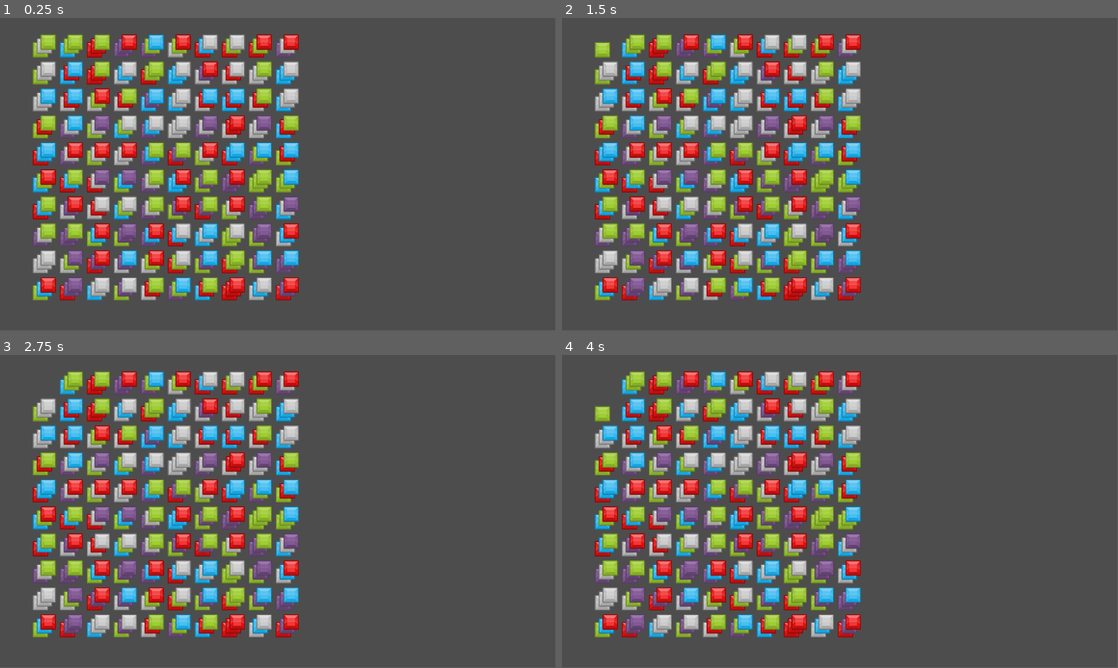
Above: before the commit, frames 1-4 (two rows, left to right).
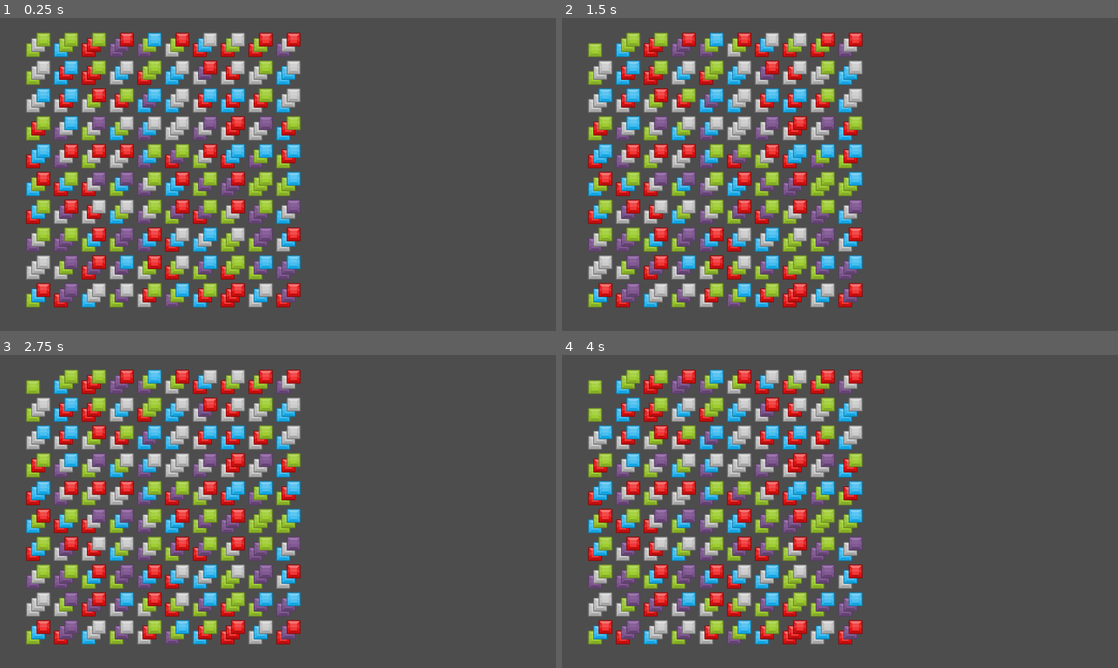
Above: after the commit, the same moments.

Repository: heyhachi/SanSameClone
Game: Godot game, scene res://Levels/main_level.tscn
Same seed, same stepped clock (60 frames per second), same inputs: the game is played once before the commit and once after it.
Inputs (mouse positions are in pixels of both pictures, inside the frame that each line leads up to):
- Up to frame 1 (0.25 s): no input
- Up to frame 2 (1.5 s): tap Enter at 0.5 s; move the mouse to (612, 43) at 0.52 s; press the mouse at (612, 43) at 0.53 s; tap Space at 1.25 s; move the mouse to (606, 46) at 1.27 s; release the mouse at (606, 46) at 1.28 s; click (606, 46) at 1.35 s
- Up to frame 3 (2.75 s): tap Enter at 2 s; move the mouse to (38, 386) at 2.02 s; press the mouse at (38, 386) at 2.03 s
- Up to frame 4 (4 s): tap Space at 2.75 s; move the mouse to (612, 405) at 2.77 s; release the mouse at (612, 405) at 2.78 s; click (612, 405) at 2.85 s; tap Enter at 3.5 s; move the mouse to (606, 411) at 3.52 s; press the mouse at (606, 411) at 3.53 s
In our replay, the window is 799x449 before the commit and 800x450 after it. These sizes can differ from the game's own. Grey fills any space a smaller window leaves; there, only what the larger window draws over its background counts as a difference.

The runs differ from the first frame. In frame 1, 23% of the frame differs, in the area x 4-55%, y 4-93%; in frame 2, 23%; in frame 3, 23%; in frame 4, 23%.

Commit message:
基本的なパネルの移動処理を実装した。

Diff:
--- a/Globals/global.gd
+++ b/Globals/global.gd
@@ -9,4 +9,5 @@
 	MAGENTA,
 }
 
-const PANEL_SIZE := 56
+const PANEL_SIZE := 64
+const PANEL_LAYER_OFFSET := 12
--- a/Levels/main_level.gd
+++ b/Levels/main_level.gd
@@ -10,10 +10,15 @@
 var panel_scene: PackedScene = preload("res://Panels/panel_item.tscn")
 var panel_array := []
 
-
 func _ready() -> void:
 	randomize()
 	# 3次元配列を初期化
+	init_field()
+	# フィールドサイズ確認
+	print("x,y,z:%d,%d,%d" % [panel_array.size(), panel_array[0].size(), panel_array[0][0].size()])
+
+
+func init_field() -> void:
 	for x in range(horizontal_count):
 		var y_array = []
 		for y in range(vertical_count):
@@ -27,25 +32,18 @@
 						panel_layout_base.add_child(item)
 						item.color = color
 						item.grid_position += Vector3(x, y, z)
-						item.update_position(Global.PANEL_SIZE, Vector3(-z * 8, z * 8, z))
-						item.z_index = -z
+						item.update_position(Global.PANEL_SIZE, Vector3(-z * Global.PANEL_LAYER_OFFSET, z * Global.PANEL_LAYER_OFFSET, 0))
+						item.z_index = z_count - z
 						item.get_panel.connect(func(pos: Vector3) -> void: panel_array[pos.x][pos.y][pos.z] = null)
 				z_array.append(item)
 			y_array.append(z_array)
 		panel_array.append(y_array)
 
-	# フィールドサイズ確認
-	print(panel_array.size())
-	print(panel_array[0].size())
-	print(panel_array[0][0].size())
-
-
-# 	panel_array[1][2][0] = PanelColor.RED
-# 	print(panel_array[1][2][0]) # 出力: 0 (RED)
-
 
 func _process(_delta: float) -> void:
-	apply_gravity()
+	move_inside()
+	move_down()
+	move_left()
 
 
 func get_random_color() -> Global.PanelColor:
@@ -58,27 +56,60 @@
 	return panel_array[x][y][z] != null
 
 
+## パネルを奥方向へスライド
 func move_inside() -> void:
 	for x in panel_array.size():
 		for y in panel_array[0].size():
 			for z in panel_array[0][0].size() - 1:
-				#下方向への移動
-				if panel_array[x][y][z] != null and panel_array[x][y][z + 1] == null:
+				#奥方向への移動
+				var inside_z = z + 1
+				if panel_array[x][y][z] != null and panel_array[x][y][inside_z] == null:
 					var panel = panel_array[x][y][z]
+					panel.z_index = z_count - inside_z
+					panel.grid_position += Vector3(0, 0, 1)
+					panel.update_position(Global.PANEL_SIZE, Vector3(-inside_z * Global.PANEL_LAYER_OFFSET, inside_z * Global.PANEL_LAYER_OFFSET, 0), false)
+					panel_array[x][y][inside_z] = panel
 					panel_array[x][y][z] = null
-					panel_array[x][y][z + 1] = panel
-					panel.grid_position += Vector3(0, 1, 0)
-					panel.update_position(Global.PANEL_SIZE, Vector3(-z * 8, z * 8, z))
 
 
-func apply_gravity() -> void:
+## パネルを下方向へスライド
+func move_down() -> void:
 	for x in panel_array.size():
 		for y in panel_array[0].size() - 1:
 			for z in panel_array[0][0].size():
 				#下方向への移動
-				if panel_array[x][y][z] != null and panel_array[x][y + 1][z] == null:
+				var down_y = y + 1
+				if panel_array[x][y][z] != null and panel_array[x][down_y][z] == null:
 					var panel = panel_array[x][y][z]
+					panel.grid_position += Vector3(0, 1, 0)
+					panel.update_position(Global.PANEL_SIZE, Vector3(-z * Global.PANEL_LAYER_OFFSET, z * Global.PANEL_LAYER_OFFSET, 0), false)
+					panel_array[x][down_y][z] = panel
 					panel_array[x][y][z] = null
-					panel_array[x][y + 1][z] = panel
-					panel.grid_position += Vector3(0, 1, 0)
-					panel.update_position(Global.PANEL_SIZE, Vector3(-z * 8, z * 8, z))
+
+
+## 任意の列が空どうか
+func is_empty_column(index: int) -> bool:
+	for y in panel_array[0].size():
+		for z in panel_array[0][0].size():
+			if panel_array[index][y][z] != null:
+				return false
+
+	return true
+
+
+## パネルを左方向へスライド
+func move_left() -> void:
+	for x in panel_array.size() - 1:
+		#一列丸ごと空なら左スライド
+		if not is_empty_column(x):
+			continue
+		for y in panel_array[0].size():
+			for z in panel_array[0][0].size():
+				#左方向への移動
+				var right_x = x + 1
+				if panel_array[x][y][z] == null and panel_array[right_x][y][z] != null:
+					var panel = panel_array[right_x][y][z]
+					panel.grid_position += Vector3(-1, 0, 0)
+					panel.update_position(Global.PANEL_SIZE, Vector3(-z * Global.PANEL_LAYER_OFFSET, z * Global.PANEL_LAYER_OFFSET, 0), false)
+					panel_array[x][y][z] = panel
+					panel_array[right_x][y][z] = null
--- a/Panels/panel_item.gd
+++ b/Panels/panel_item.gd
@@ -3,12 +3,17 @@
 
 signal get_panel(pos: Vector3)
 
+## パネルのスプライト
 @onready var skin: Sprite2D = $Skin
 
+## パネルの色
 var color := Global.PanelColor.RED:
 	set = set_color
 
+## 盤面グリッド上の座標
 var grid_position := Vector3.ZERO
+## 移動アニメーション制御用Tween
+var _tween: Tween
 
 var textures = {
 	Global.PanelColor.EMPTY: null,
@@ -29,10 +34,10 @@
 }
 
 
-func _input_event(viewport: Viewport, event: InputEvent, shape_idx: int) -> void:
+func _input_event(viewport: Viewport, event: InputEvent, _shape_idx: int) -> void:
 	if event is InputEventMouseMotion or event is InputEventMouseButton:
 		if event is InputEventMouseButton and event.is_action_pressed("panel_decision"):
-			print("Node clicked:%s,%d,%s" % [color_name[self.color], shape_idx, self.name])  # このノードがクリックされた
+			print("Node clicked:%s,(%d,%d,%d),%s" % [color_name[self.color], grid_position.x, grid_position.y, grid_position.z, self.name])
 			get_panel.emit(grid_position)
 			viewport.set_input_as_handled()
 			queue_free()
@@ -42,15 +47,24 @@
 	pass
 
 
-func update_position(tile_size: int, offset: Vector3 = Vector3.ZERO) -> void:
+func update_position(tile_size: int, offset: Vector3 = Vector3.ZERO, is_instant: bool = true) -> void:
 	var pos = Vector2(grid_position.x, grid_position.y)
 	var offs = Vector2(offset.x, offset.y)
-	position = pos * tile_size + offs
+
+	if is_instant:
+		position = pos * tile_size + offs
+	else:
+		var desired_pos = pos * tile_size + offs
+		if _tween != null and _tween.is_running():
+			_tween.stop()
+		_tween = create_tween()
+		_tween.tween_property(self, "position", desired_pos, 0.2)
+		_tween.play()
 
 
 func move_down() -> void:
 	grid_position.y += 1
-	update_position(Global.PANEL_SIZE, Vector3(-grid_position.z * 8, grid_position.z * 8, grid_position.z))
+	update_position(Global.PANEL_SIZE, Vector3(-grid_position.z * Global.PANEL_LAYER_OFFSET, grid_position.z * Global.PANEL_LAYER_OFFSET, grid_position.z))
 
 
 func set_color(new_color: Global.PanelColor) -> void:
--- a/project.godot
+++ b/project.godot
@@ -19,6 +19,11 @@
 
 Global="*res://Globals/global.gd"
 
+[display]
+
+window/size/viewport_width=1280
+window/size/viewport_height=720
+
 [input]
 
 panel_decision={
